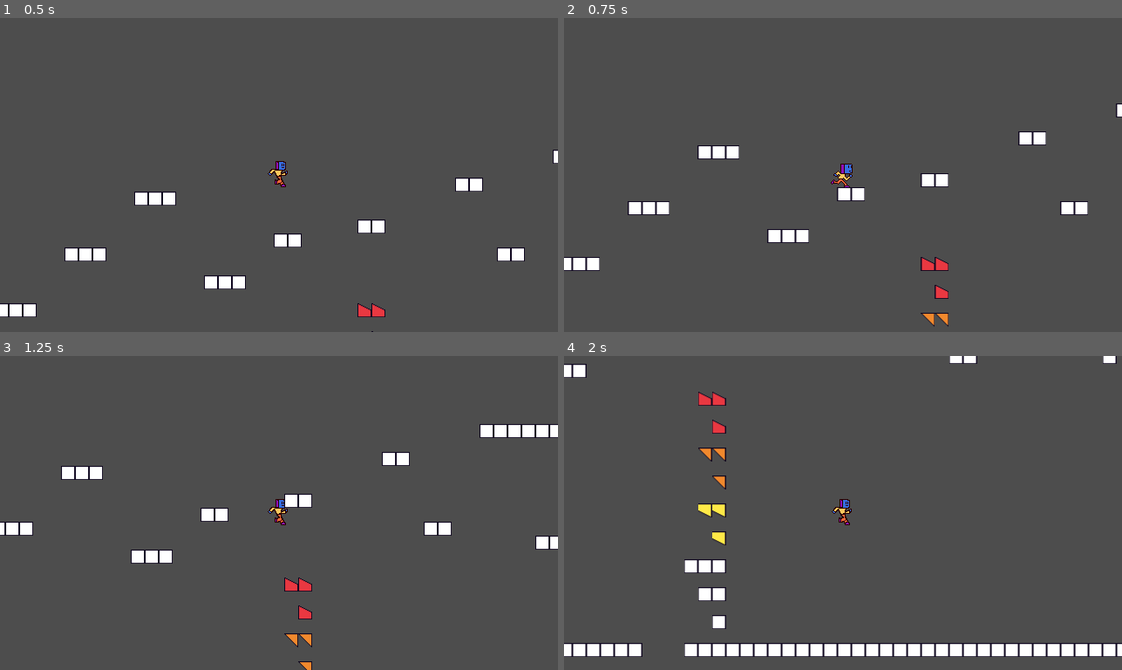
Above: before the commit, frames 1-4 (two rows, left to right).
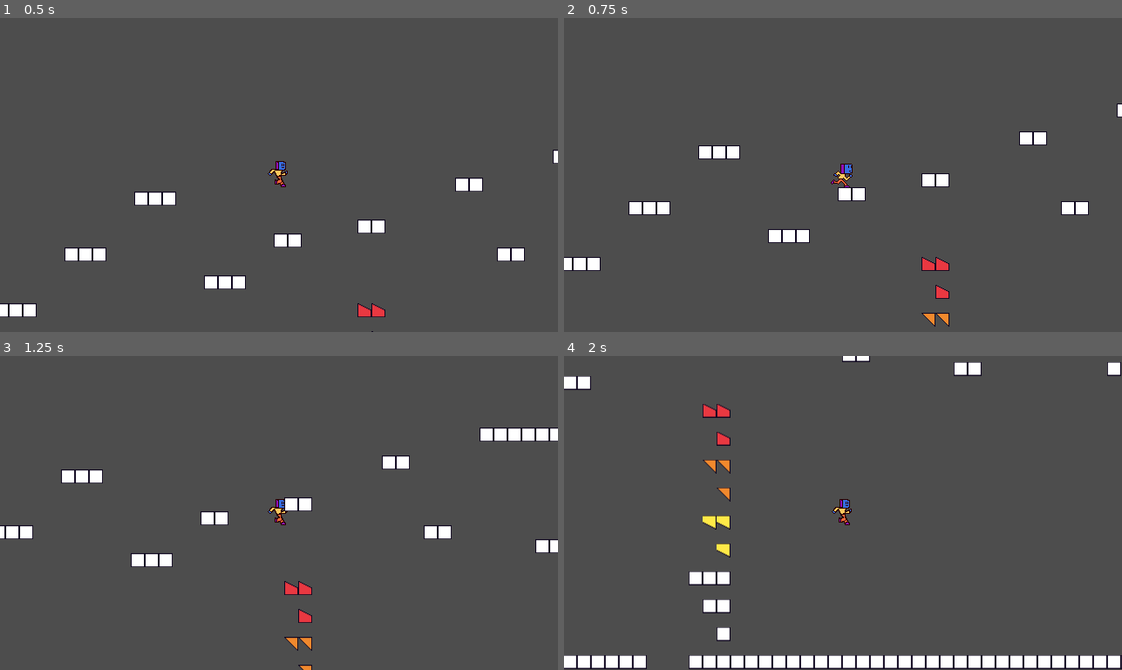
Above: after the commit, the same moments.

Repository: Ftcv/Sofrido-Re
Game: Godot game, scene res://MyProject/project/src/Levels/Playground.tscn
The game is run twice, just before and just after one commit, with the same random seed, the same clock (stepped at 60 frames per second) and the same inputs.
Inputs:
- Up to frame 1 (0.5 s): no input
- Up to frame 2 (0.75 s): hold Right (right) from 0.53 s (still down); hold Z (jump) from 0.53 s (still down)
- Up to frame 3 (1.25 s): keep holding Right (right); keep holding Z (jump)
- Up to frame 4 (2 s): keep holding Right (right); release Z (jump) at 1.28 s; tap X (run) at 1.35 s; tap Z (jump) at 1.52, 1.55, 1.82 s

Frame 1 is identical in both runs. In frame 2, 0.5% of the frame differs, in the area x 1-100%, y 27-99%; in frame 3, 2.0%; in frame 4, 11%, in the area x 0-100%, y 0-100%.

Commit message:
coyote jump shit

Diff:
--- a/MyProject/project/src/Entidades/Player/Player.gd
+++ b/MyProject/project/src/Entidades/Player/Player.gd
@@ -14,13 +14,13 @@
 var glidiando = false
 var forca_horizontal = 0
 enum {ANDANDO,SWING_ROPE,DESLIZANDO,MACHUCADO}
-
+@onready var coyote_jump_timer = $CoyoteTimer
 
 func _physics_process(delta):
 	# Verifica se houve uma colisão horizontal.Se houve, zera o movimento horizontal.
 	if is_on_wall():
 		motion.x = 0
-	print("movimento: ",type_move," MOTION Y: ",motion.y, " max_walk_speed: ", max_walk_speed," aceleration: ",acceleration, " motion.x: ", motion.x)
+
 	match (state):
 		ANDANDO:
 			andando()
@@ -32,7 +32,13 @@
 			machucando()
 
 	animations()
-
+	var was_on_floor = is_on_floor() #antes do move_and_slide ele vai verificar se está no chão
+	move_and_slide()
+	var just_left_ledge = was_on_floor and not is_on_floor() and motion.y >=0 #logo após o move_and_slide e fora do floor, se o was_on_floor ainda for true just_left_ledge vai ser true
+	if just_left_ledge:
+		coyote_jump_timer.start()
+	#print("movimento: ",type_move," MOTION Y: ",motion.y, " max_walk_speed: ", max_walk_speed," aceleration: ",acceleration, " motion.x: ", motion.x," Time Left: ",coyote_jump_timer.time_left, " is on floor ",is_on_floor()," just_left_ledge: ",just_left_ledge)
+	print(" Time Left: ",coyote_jump_timer.time_left, " is on floor ",is_on_floor()," just_left_ledge: ",just_left_ledge, " BOTAO_PULAR: ",Input.is_action_pressed("jump"), " MOTION Y: ",motion.y)
 func animations():
 	if is_on_floor():
 		if state == DESLIZANDO:
@@ -87,11 +93,13 @@
 		motion.y=0
 		if Input.is_action_just_pressed("down") and get_floor_angle() != 0:
 			state = DESLIZANDO
-		if Input.is_action_just_pressed("jump"):
-			if type_move == "correndo":
-				motion.y = jump_speed * 1.25
-			else:
-				motion.y = jump_speed
+		if is_on_floor() or coyote_jump_timer.time_left > 0.0:
+			if Input.is_action_just_pressed("jump"):
+				floor_snap_length = 0
+				if type_move == "correndo":
+					motion.y = jump_speed * 1.25
+				else:
+					motion.y = jump_speed
 
 		if Input.is_action_pressed("run"):
 			type_move = "correndo"
@@ -105,6 +113,8 @@
 		if motion.y < 0:
 			if Input.is_action_just_released("jump"):
 				motion.y = motion.y/2
+
+
 
 func inertia():
 	if is_on_floor():
@@ -126,7 +136,6 @@
 	set_floor_stop_on_slope_enabled(false)
 	set_max_slides(4)
 	set_floor_max_angle(deg_to_rad(65))
-	move_and_slide()
 	floor_snap_length = 5
 	motion.y = velocity.y
 	if glidiando:
--- a/MyProject/project/src/Entidades/Player/Player.tscn
+++ b/MyProject/project/src/Entidades/Player/Player.tscn
@@ -149,3 +149,9 @@
 libraries = {
 "": SubResource("AnimationLibrary_xqe4o")
 }
+
+[node name="CoyoteTimer" type="Timer" parent="."]
+wait_time = 13.889
+one_shot = true
+
+[connection signal="timeout" from="CoyoteTimer" to="." method="_on_coyote_timer_timeout"]
